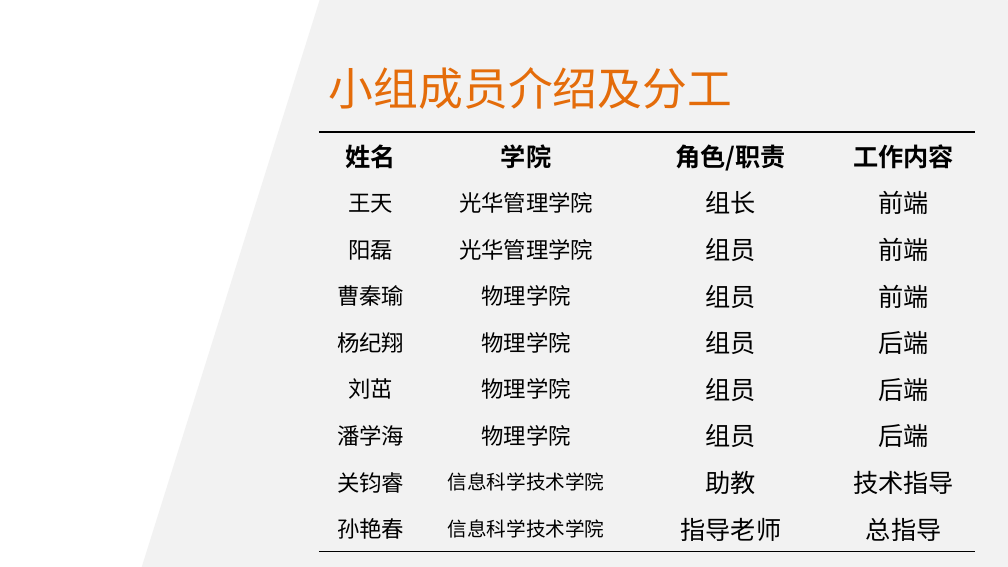
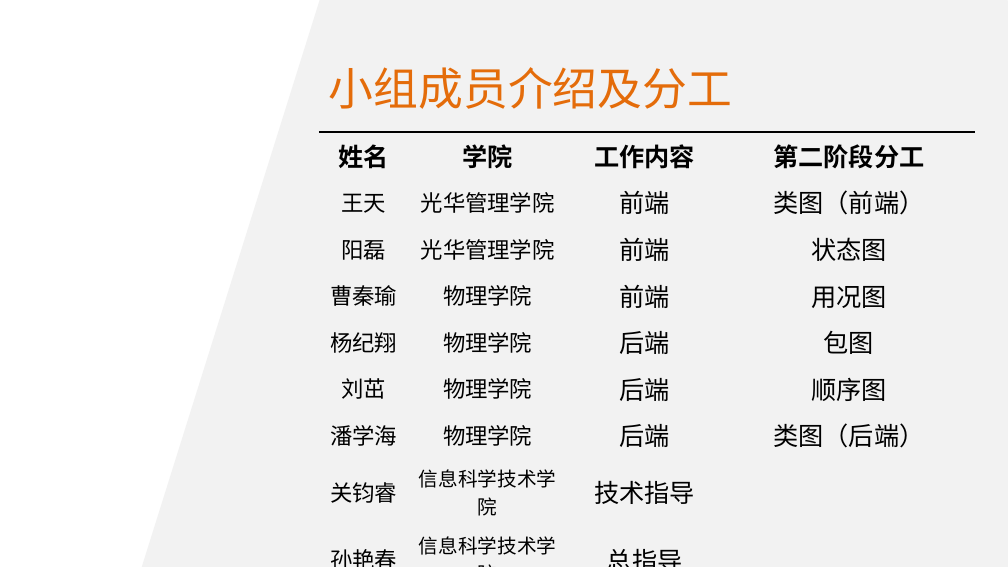
Before and after one commit to skyetim/travel_planning_website, a slide deck: slide 3 of doc/第二阶段课堂展示/第二阶段课堂展示.pptx. Drawn at 1008x567 pixels with LibreOffice and Linux fonts; fonts in the diff are those of the drawing; background and template pictures are left out. Boxes give left, top, right and bottom in pixels: in the first picture for what was removed or moved away, otherwise in the second. Text is boxed around its words. In the diff, an @@ line names an element or a change of style, - is before the commit and + after.

Commit message:
doc: 增加前端类图 & 修改模板

```diff
--- a/doc/第二阶段课堂展示/第二阶段课堂展示.pptx
+++ b/doc/第二阶段课堂展示/第二阶段课堂展示.pptx
@@ table at (x1=319, y1=132, x2=976, y2=559) @@
-row 1, column 3: 角色/职责
+row 1, column 3: 工作内容
-row 1, column 4: 工作内容
+row 1, column 4: 第二阶段分工
-row 2, column 3: 组长
+row 2, column 3: 前端
-row 2, column 4: 前端
+row 2, column 4: 类图（前端）
-row 3, column 3: 组员
+row 3, column 3: 前端
-row 3, column 4: 前端
+row 3, column 4: 状态图
-row 4, column 3: 组员
+row 4, column 3: 前端
-row 4, column 4: 前端
+row 4, column 4: 用况图
-row 5, column 3: 组员
+row 5, column 3: 后端
-row 5, column 4: 后端
+row 5, column 4: 包图
-row 6, column 3: 组员
+row 6, column 3: 后端
-row 6, column 4: 后端
+row 6, column 4: 顺序图
-row 7, column 3: 组员
+row 7, column 3: 后端
-row 7, column 4: 后端
+row 7, column 4: 类图（后端）
-row 8, column 3: 助教
+row 8, column 3: 技术指导
-row 8, column 4: 技术指导
+row 8, column 4: 
-row 9, column 3: 指导老师
+row 9, column 3: 总指导
-row 9, column 4: 总指导
+row 9, column 4: 
```
Also in this commit, not shown: 7 other slides changed, 3 slides added.
